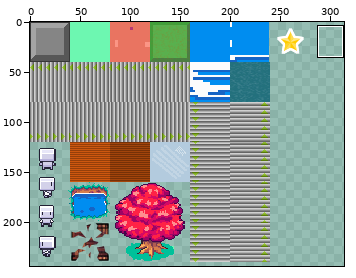
Two versions of one sprite sheet, src/images/tilesetestt.png. Above, an overview of the earlier version with the close-up marked.
Close-up. The starting point:
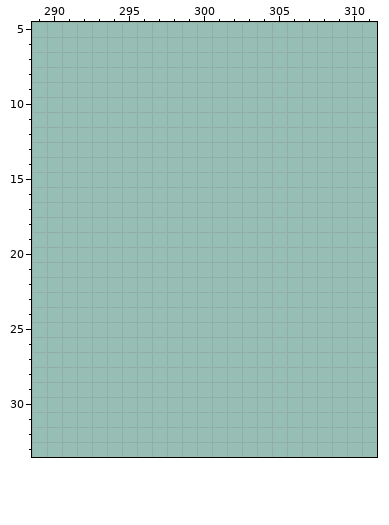
The file is 512x256 pixels. Shown: x 289..311, y 5..33. The wide view leaves out empty margins. The commit also changed other parts of the picture, which this record leaves out.
Now the later version:
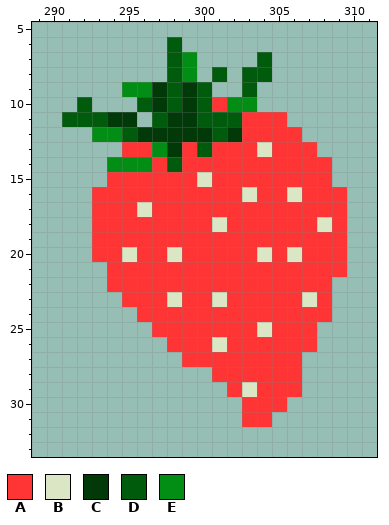
Palette (. is transparent): A #ff3434  B #dbe6c5  C #023909  D #005b0c  E #028e15
Change:
y 6: x 298 . -> D
y 7: x 298..299 .. -> DE; x 304 . -> D
y 8: x 298..299 .. -> DE; x 301 . -> D; x 303..304 .. -> DD
y 9: x 295..300 ...... -> EECDCD; x 303 . -> D
y 10: x 292 . -> D; x 296..303 ........ -> DCDCDAEE
y 11: x 291..295 ..... -> DDDCC; x 297..305 ......... -> DCCDDDAAA
y 12: x 293..306 .............. -> EEDCCCCCDCAAAA
y 13: x 295..307 ............. -> AAECADAAABAAA
y 14: x 294..308 ............... -> EEEADAAAAAAAAAA
y 15: x 294..308 ............... -> AAAAAABAAAAAAAA
y 16: x 293..309 ................. -> AAAAAAAAAABAABAAA
y 17: x 293..309 ................. -> AAABAAAAAAAAAAAAA
y 18: x 293..309 ................. -> AAAAAAAABAAAAAABA
y 19: x 293..309 ................. -> AAAAAAAAAAAAAAAAA
y 20: x 293..309 ................. -> AABAABAAAAABABAAA
y 21: x 294..309 ................ -> AAAAAAAAAAAAAAAA
y 22: x 294..308 ............... -> AAAAAAAAAAAAAAA
y 23: x 295..308 .............. -> AAABAABAAAAABA
y 24: x 296..308 ............. -> AAAAAAAAAAAAA
y 25: x 297..307 ........... -> AAAAAAABAAA
y 26: x 298..307 .......... -> AAABAAAAAA
y 27: x 299..306 ........ -> AAAAAAAA
y 28: x 301..306 ...... -> AAAAAA
y 29: x 302..306 ..... -> ABAAA
y 30: x 303..305 ... -> AAA
y 31: x 303..304 .. -> AA
Boxes around the changes in both close-ups, in picture pixels (x1, y1, x2, y2):
added: (62, 37, 347, 427)
